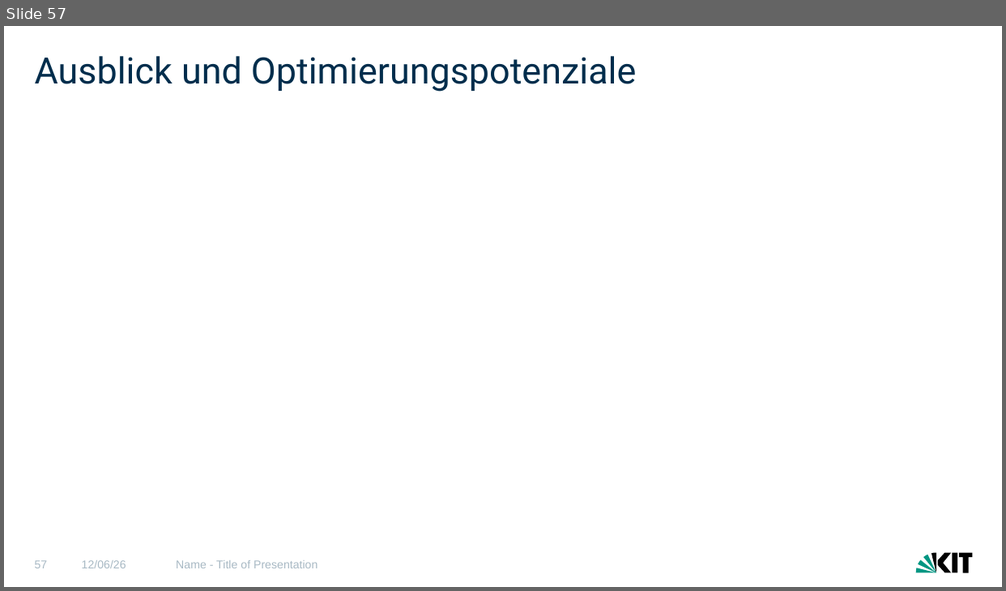
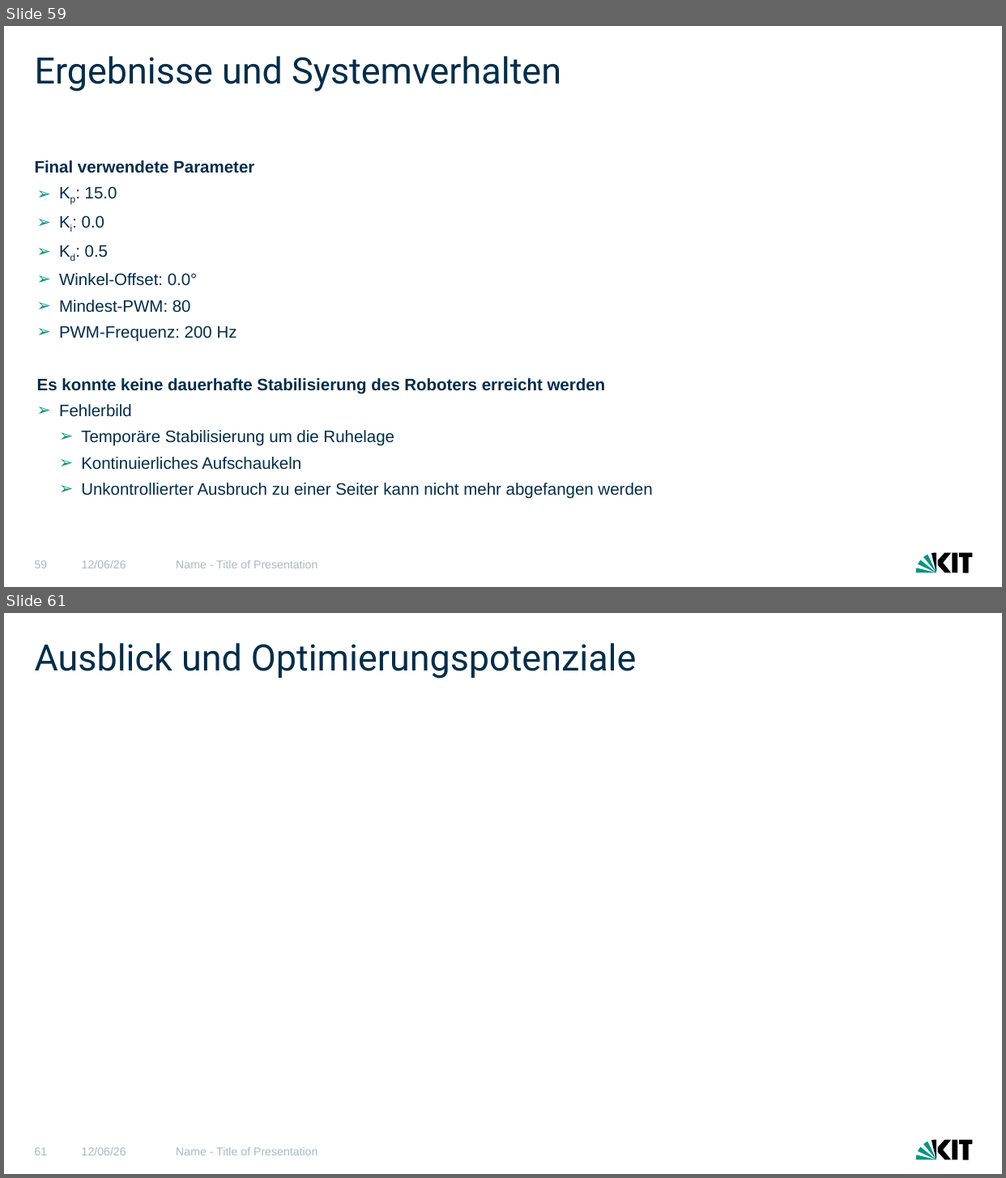
Before and after one commit to MCITBA/Lok_Prak_Rob, a slide deck: Finale_Präsentation_erw.pptx. Shown one above the other, each under a label of ours: slide 57 before the commit, slides 59 and 61 after it; the slides between them are not shown. The pictures are 1006x591 and 1006x1178 pixels, drawn with LibreOffice and Linux fonts; fonts in the diff are those of the drawing. Boxes give left, top, right and bottom in pixels: in the first picture for what was removed or moved away, otherwise in the second. Text is boxed around its words. In the diff, an @@ line names an element or a change of style, - is before the commit and + after.

```diff
--- a/Finale_Präsentation_erw.pptx
+++ b/Finale_Präsentation_erw.pptx
@@ slide 59 added at box(4, 26, 1002, 587), background #FFFFFF; not listed: 2 template elements that a slide beside it also shows @@
@@ title added at box(35, 56, 561, 92), 35 pt, text #002D4C @@
+Ergebnisse und Systemverhalten
@@ text added at box(35, 160, 652, 499), 16 pt, text #002D4C @@
+Final verwendete Parameter
+➢ Kp: 15.0
+➢ Ki: 0.0
+➢ Kd: 0.5
+➢ Winkel-Offset: 0.0°
+➢ Mindest-PWM: 80
+➢ PWM-Frequenz: 200 Hz
+Es konnte keine dauerhafte Stabilisierung des Roboters erreicht werden
+➢ Fehlerbild
+  ➢ Temporäre Stabilisierung um die Ruhelage
+  ➢ Kontinuierliches Aufschaukeln
+  ➢ Unkontrollierter Ausbruch zu einer Seiter kann nicht mehr abgefangen werden
@@ page number added at box(35, 561, 48, 569), 11 pt, text #A8B9C4 @@
+59
@@ text added at box(82, 561, 126, 569), 11 pt, text #A8B9C4 @@
+12/06/26
@@ text added at box(176, 561, 317, 569), 11 pt, text #A8B9C4 @@
+Name - Title of Presentation
@@ what was slide 57 is now slide 61 @@
@@ page number at box(35, 1148, 48, 1156): text changed @@
-57
+61
```
Also in this commit, not shown: 3 slides changed, 3 other slides added, 5 other files.
